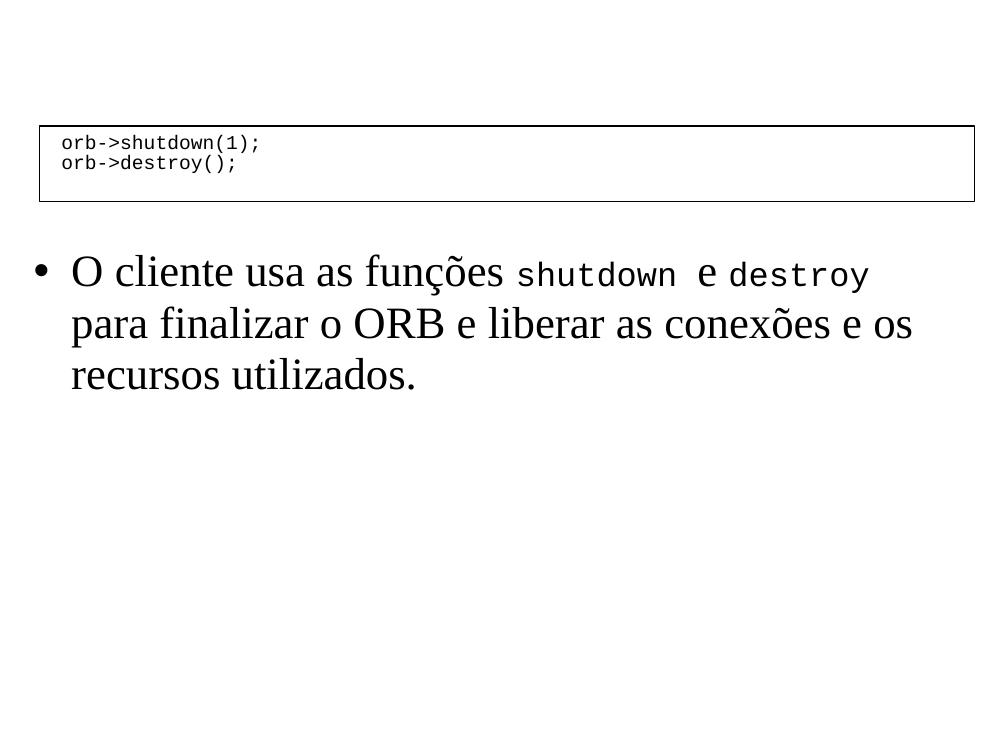
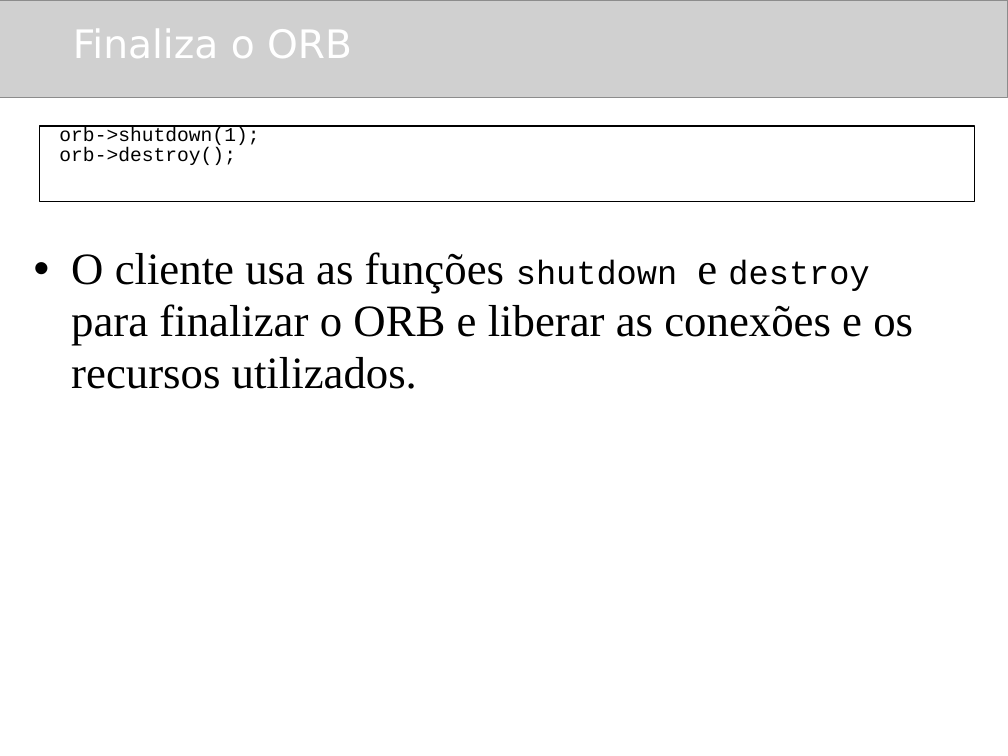
Before and after one commit to amadeubarbosa/openbus-core, a slide deck: slide 61 of docs/cursos/developer/cpp/4.CORBA_CPP.ppt (slide 39 before the commit). Drawn at 1008x756 pixels with LibreOffice and Linux fonts; fonts in the diff are those of the drawing; grey boxes stand for pictures; background and template pictures are left out. Boxes give left, top, right and bottom in pixels: in the first picture for what was removed or moved away, otherwise in the second. Text is boxed around its words. In the diff, an @@ line names an element or a change of style, - is before the commit and + after.

```diff
--- a/docs/cursos/developer/cpp/4.CORBA_CPP.ppt
+++ b/docs/cursos/developer/cpp/4.CORBA_CPP.ppt
@@ picture added at box(0, 0, 1008, 98) @@
@@ title "Finaliza o ORB" at box(73, 29, 352, 58): bold off @@
@@ rectangle added at box(39, 126, 974, 202), outline #000000 0.74 pt @@
@@ text "orb->shutdown(1);": place and size @@
-text "orb->shutdown(1);" at box(39, 126, 974, 202)
+text "orb->shutdown(1);" at box(59, 127, 259, 165)
@@ text "orb->shutdown(1);" at box(59, 127, 259, 165): indent changed; outline #000000 0.74 pt to none @@
```
Also in this commit, not shown: 42 other slides changed, 22 slides added.
